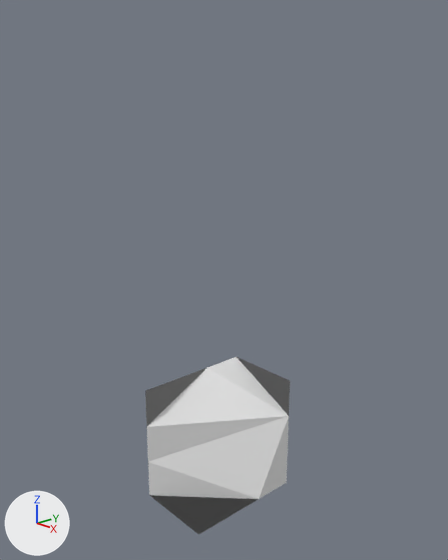
The Blender file Tema3/Hand.blend as it was, and as the next commit left it.
Camera for both pictures: a 50 mm lens placed at (4.79, -4.42, 4.03), pointed at (-0.3, 0.14, 1.94). Every picture has the same lights, and +X, +Y and +Z are marked at lower left.
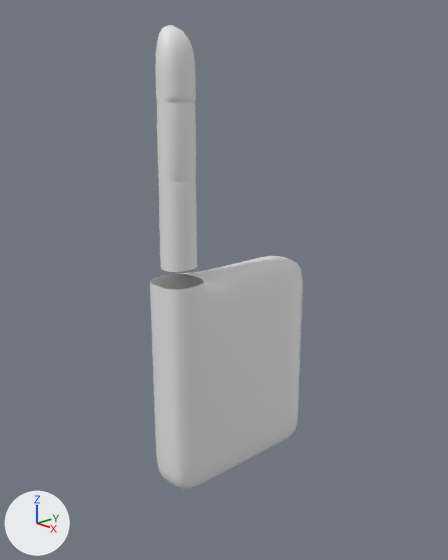
What differs and where, as boxes [x1, y1, x2, y2] in the pictures (448 x 560 px):
'Cube', reshaped, moved, rescaled, modifiers changed (161% taller): before [145, 357, 290, 534]; after [150, 25, 303, 489]
part 1 of me_cube, added: after [155, 25, 197, 272]
part 2 of me_cube, built on: before [145, 357, 289, 534]; after [150, 256, 303, 489]
part 3 of me_cube, shading changed: before [145, 357, 290, 425]

The edits, one by one:
me_cube is used by ob_cube; location (0.0, 0.0, 0.0).
me_cube had 23 vertices, 16 faces and spanned x -1.0..0.0, y -0.52..1.0, z -1.0..0.5.
me_cube now has 138 vertices, 130 faces and spans x -1.0..1.0, y -1.0..1.02, z -1.37..3.44.
me_cube part 1: a new loose piece of 60 vertices spanning x -0.68..0.67, y -0.96..-0.53, z 1.15..3.44, in mat_material (white #e7e7e7).
Part 2, on me_cube:
3 vertices are removed from x 0.0, y -0.52..0.48, z -1.0.
4 faces are deleted.
11 vertices are added at x 0.0..1.0, y -0.52..0.49, z -1.37..0.5.
5 new vertices lie (0.0, 0.0, 0.5) away from vertices in x -1.0..0.0, y -0.52..1.0, z 0.5.
8 new vertices lie (1.0, 0.0, 0.0) away from vertices in x -1.0..0.0, y -0.52..1.0, z -1.0..1.0.
5 new vertices lie (0.0, -0.48, 0.0) away from vertices in x -1.0, y -0.52, z -1.0..1.0.
8 new vertices lie (1.0, 0.0, 0.0) away from vertices in x -1.0..0.0, y -1.0..0.48, z -1.0..1.0.
5 new vertices lie (1.0, 0.0, 0.0) away from vertices in x 0.0, y -1.0, z -1.0..1.0.
6 new vertices lie (0.0, 0.02, -0.37) away from vertices in x -1.0..1.0, y -1.0..1.0, z -1.0.
5 new vertices lie (0.0, 0.01, -0.37) away from vertices in x -1.0..1.0, y -0.52..0.48, z -1.0.
5 new vertices lie (0.0, 0.5, 0.0) away from vertices in x 1.0, y -0.02..-0.01, z -1.37..0.5.
62 new faces join them.
me_cube part 3: 12 kept faces spanning x -1.0..0.0, y -0.52..1.0, z -1.0..0.5 are now shaded smooth.
Object 'Cube' (ob_cube) moves from (0.0, 0.0, 0.0) to (0.0, 0.0, 1.18).
Object 'Cube' (ob_cube) is rescaled from (1.0, 1.0, 1.0) to (0.27, 1.0, 1.0).
Object 'Cube' (ob_cube) gains a SUBSURF modifier named 'Subdivision'.
